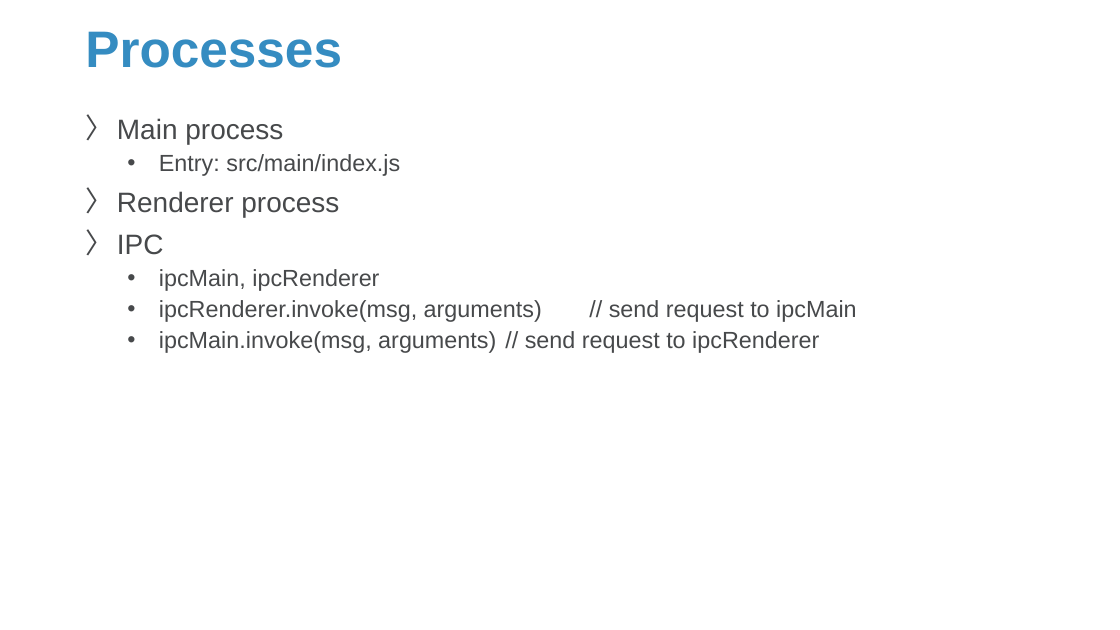
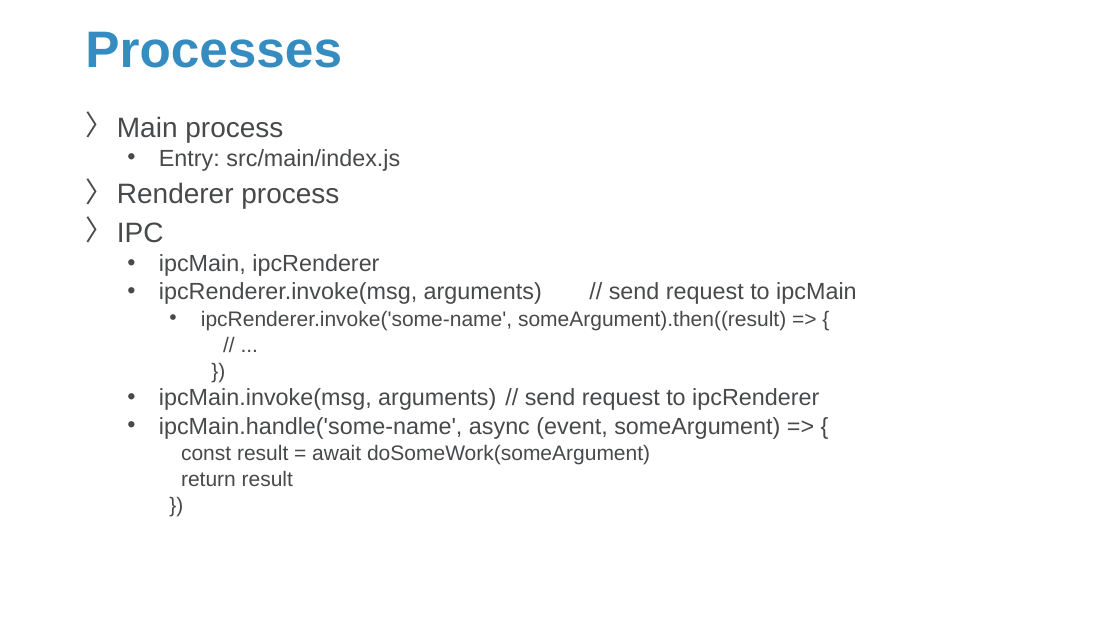
Before and after one commit to Sparks-Lu/TechNotes, a slide deck: slide 20 of Web/Electron-Notes.pptx (slide 16 before the commit). Drawn at 1120x630 pixels with LibreOffice and Linux fonts; fonts in the diff are those of the drawing; background and template pictures are left out. Boxes give left, top, right and bottom in pixels: in the first picture for what was removed or moved away, otherwise in the second. Text is boxed around its words. In the diff, an @@ line names an element or a change of style, - is before the commit and + after.

```diff
--- a/Web/Electron-Notes.pptx
+++ b/Web/Electron-Notes.pptx
@@ text at bbox=[117, 116, 856, 410]: line spacing 0.9 to 0.8 @@
@@ text at bbox=[201, 310, 786, 330]: paragraphs added @@
+    • ipcRenderer.invoke('some-name', someArgument).then((result) => {
+      // ...
+      })
@@ text at bbox=[159, 417, 780, 486]: paragraphs added @@
+  • ipcMain.handle('some-name', async (event, someArgument) => {
+    const result = await doSomeWork(someArgument)
+    return result
+    })
```
Also in this commit, not shown: 11 other slides changed, 11 slides added, 8 other files.
